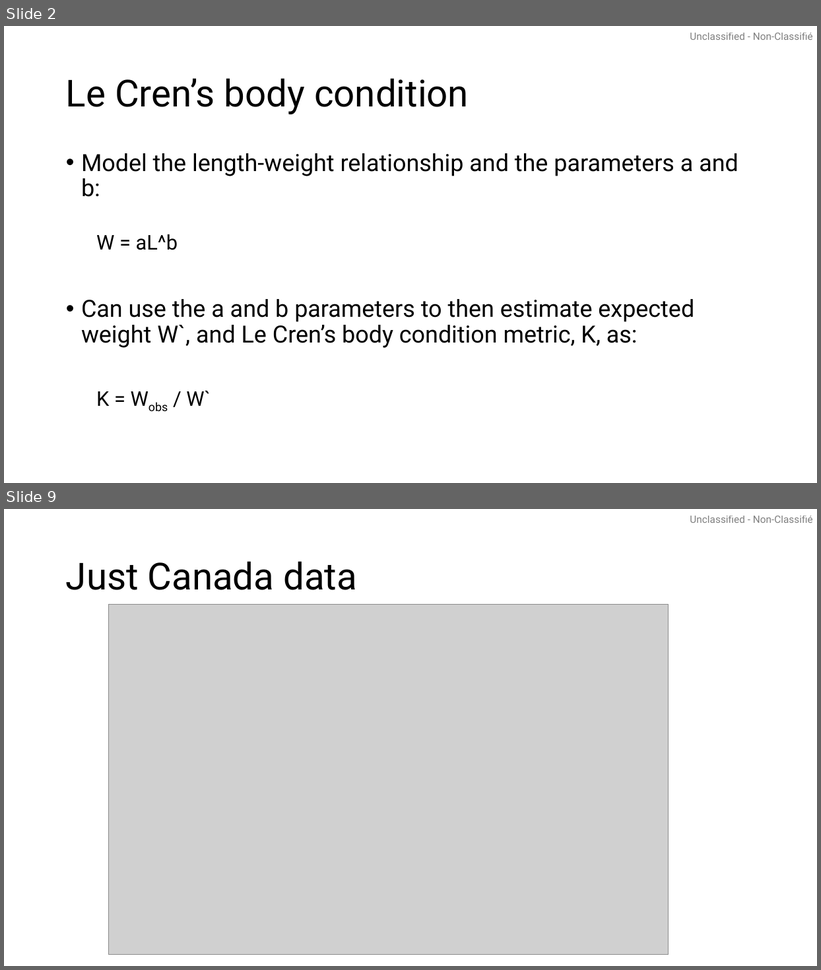
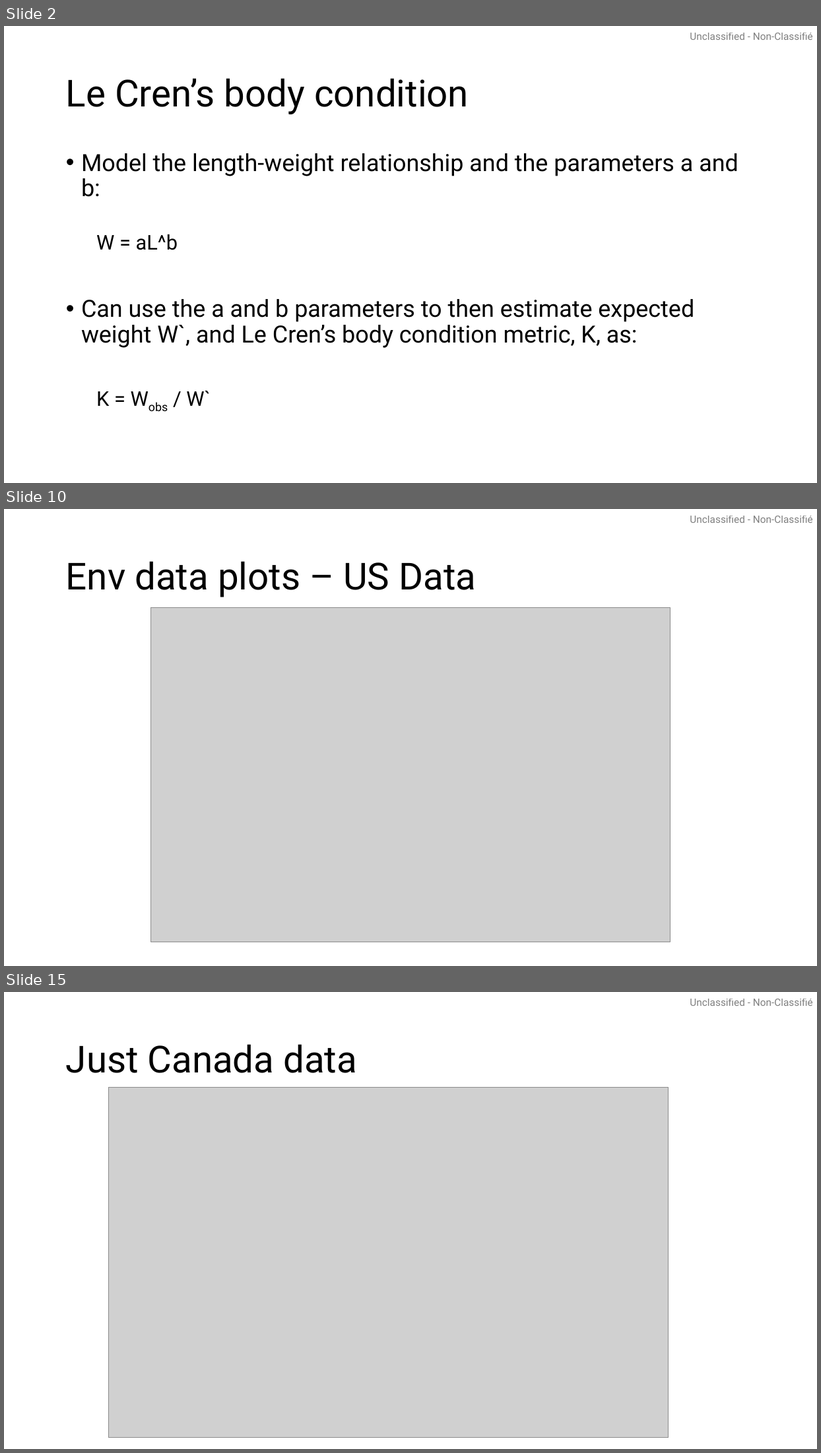
Before and after one commit to pbs-assess/gfcondition, a slide deck: stock-specific/hake/output_plots_20260730.pptx. Shown one above the other, each under a label of ours: slides 2 and 9 before the commit, slides 2, 10 and 15 after it; the slides between them are not shown. The pictures are 821x970 and 821x1453 pixels, drawn with LibreOffice and Linux fonts; fonts in the diff are those of the drawing; grey boxes stand for pictures. Boxes give left, top, right and bottom in pixels: in the first picture for what was removed or moved away, otherwise in the second. Text is boxed around its words. In the diff, an @@ line names an element or a change of style, - is before the commit and + after.

```diff
--- a/stock-specific/hake/output_plots_20260730.pptx
+++ b/stock-specific/hake/output_plots_20260730.pptx
@@ slide 10 added at bbox=[4, 509, 817, 966], background #FFFFFF; not listed: 1 template element that a slide beside it also shows @@
@@ title added at bbox=[66, 561, 476, 597], 44 pt, text #000000 @@
+Env data plots – US Data
@@ picture added at bbox=[151, 607, 670, 942] @@
@@ what was slide 9 is now slide 15 @@
```
Also in this commit, not shown: 13 slides changed, 12 other slides added, 12 slides removed, 1 other file.
